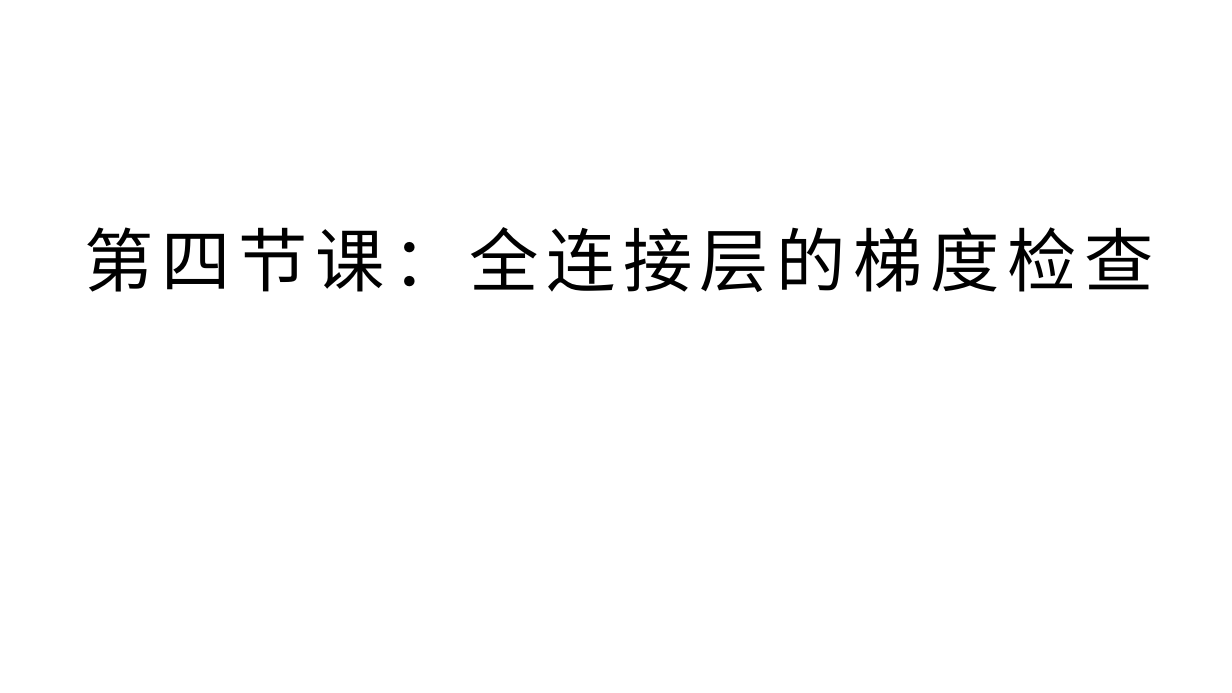
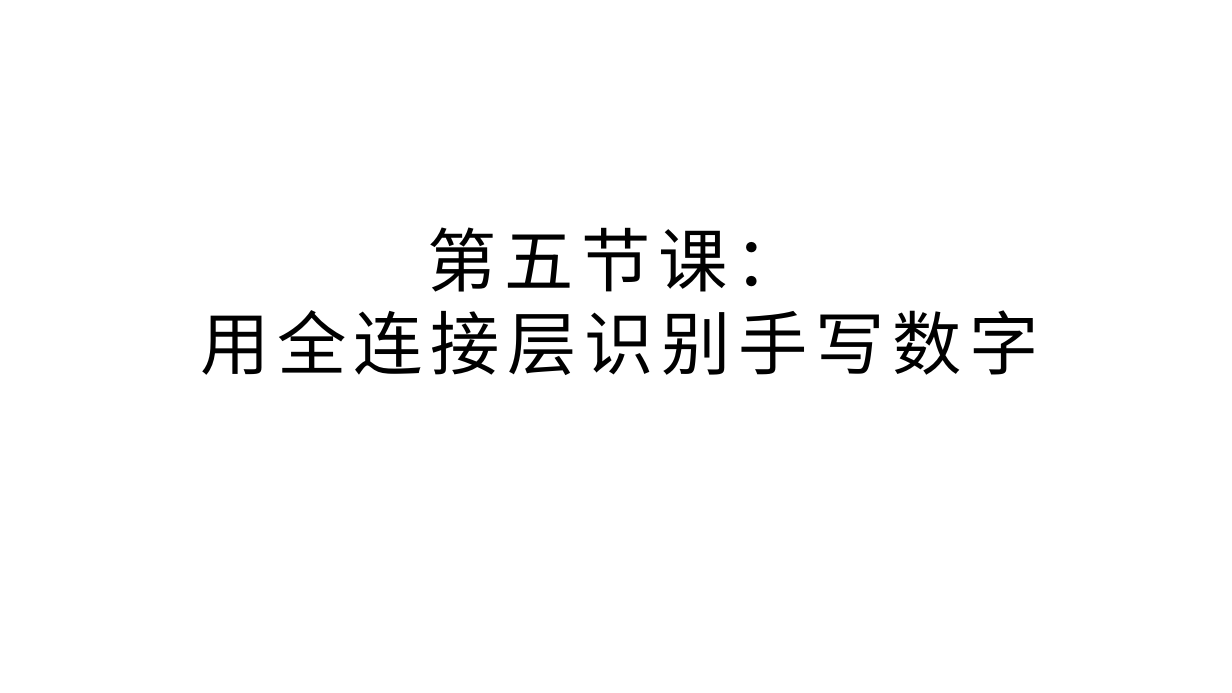
Before and after one commit to yyc-git/DeepLearningEdu, a slide deck: slide 2 of lessons/5_handwriting_by_linear_layer/ppt/用全连接层识别手写数字.pptx. Drawn at 1232x693 pixels with LibreOffice and Linux fonts; fonts in the diff are those of the drawing; background and template pictures are left out. Boxes give left, top, right and bottom in pixels: in the first picture for what was removed or moved away, otherwise in the second. Text is boxed around its words. In the diff, an @@ line names an element or a change of style, - is before the commit and + after.

```diff
--- a/lessons/5_handwriting_by_linear_layer/ppt/用全连接层识别手写数字.pptx
+++ b/lessons/5_handwriting_by_linear_layer/ppt/用全连接层识别手写数字.pptx
@@ title at [200,227,1039,375]: text changed @@
-第四节课：全连接层的梯度检查
+第五节课：
+用全连接层识别手写数字
```
Also in this commit, not shown: 15 other slides changed, 10 slides added, 7 slides removed.
